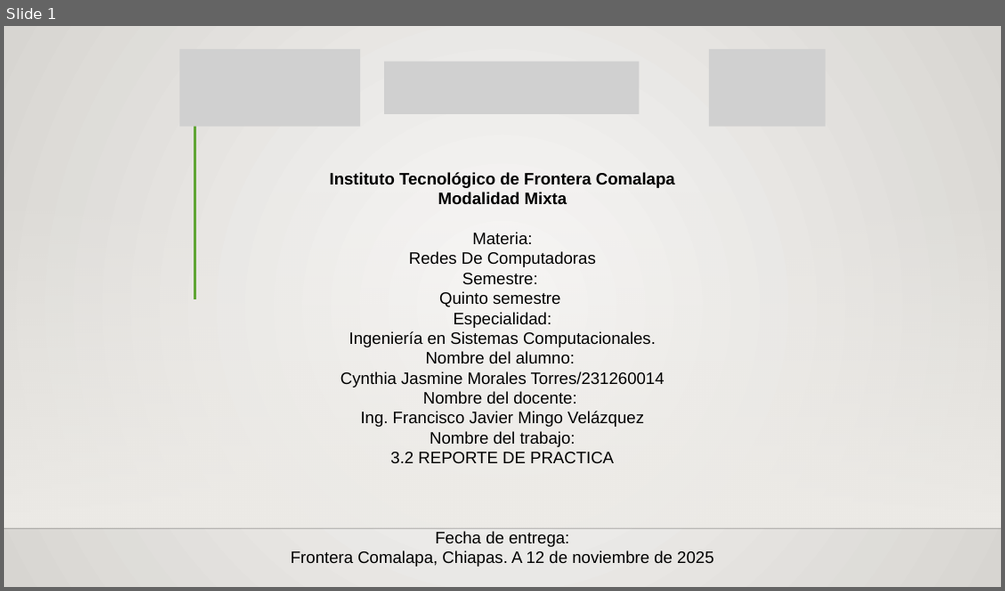
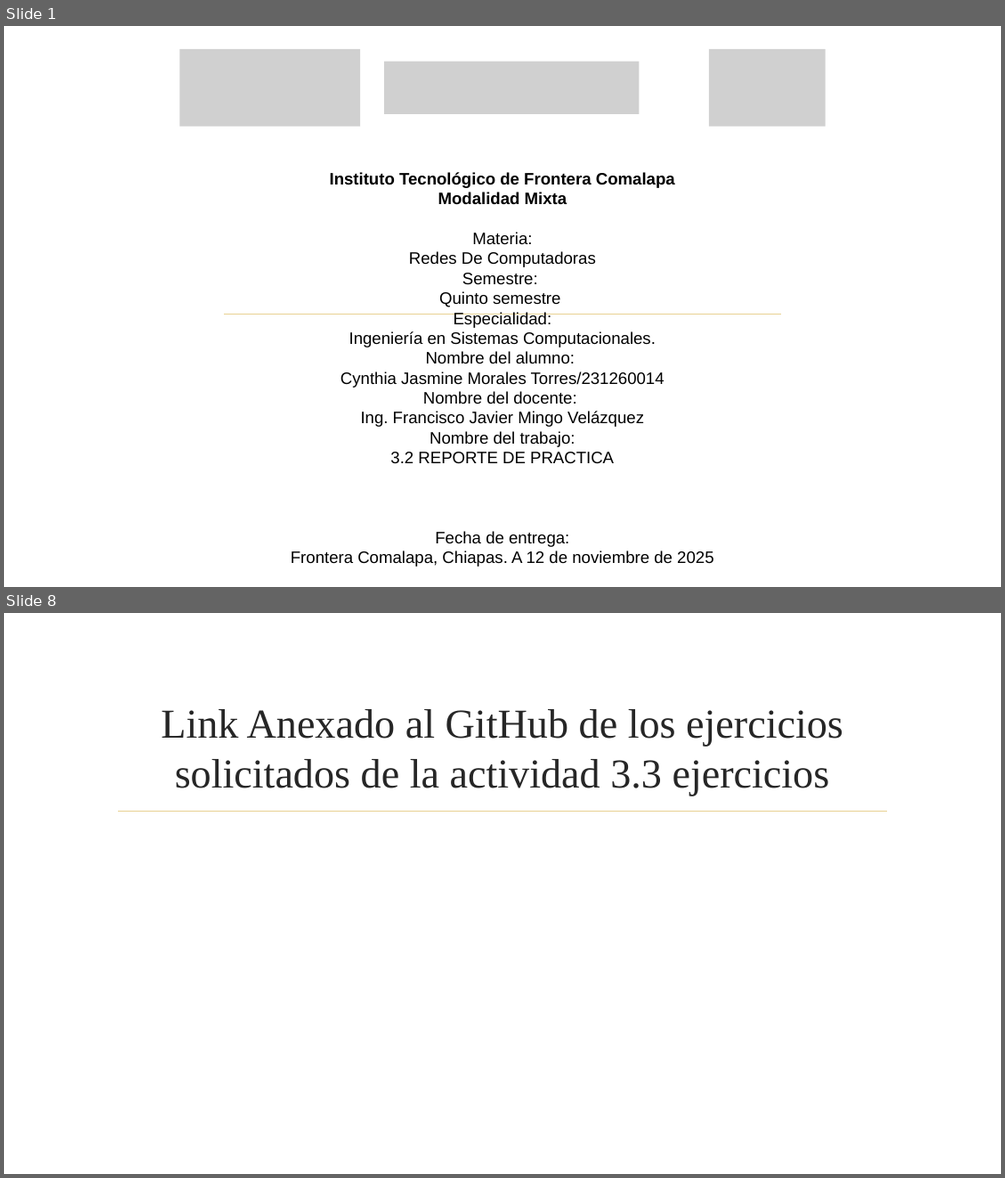
Before and after one commit to Cynthia21Morales/EstructuraDeDatos_CynthiaJasmineMT, a slide deck: Unidad 3/3.2 Reporte de Practica_Cynthia Jasmine Morales Torres.pptx. Shown one above the other, each under a label of ours: slide 1 before the commit, slides 1 and 8 after it; the slides between them are not shown. The pictures are 1005x591 and 1005x1178 pixels, drawn with LibreOffice and Linux fonts; fonts in the diff are those of the drawing; grey boxes stand for pictures; background and template pictures are left out. Boxes give left, top, right and bottom in pixels: in the first picture for what was removed or moved away, otherwise in the second. Text is boxed around its words. In the diff, an @@ line names an element or a change of style, - is before the commit and + after.

Commit message:
actividades

```diff
--- a/Unidad 3/3.2 Reporte de Practica_Cynthia Jasmine Morales Torres.pptx
+++ b/Unidad 3/3.2 Reporte de Practica_Cynthia Jasmine Morales Torres.pptx
@@ slide 8 added at (4,613,1001,1174), background picture (left out) @@
@@ title added at (161,709,843,795), 39.6 pt, text #262626 @@
+Link Anexado al GitHub de los ejercicios solicitados de la actividad 3.3 ejercicios
@@ line added from (119, 811) to (887, 811), #E8D191 1.25 pt @@
@@ slide 1 changed as well @@
@@ background gradient #FAFAF9 to #D7D5D2 to picture (left out) @@
@@ line removed from (194, 91) to (194, 300) @@
@@ rectangle removed at (4,191,1001,527) @@
@@ line added from (224, 313) to (782, 313), #E8D191 1.25 pt @@
@@ line removed from (4, 529) to (1001, 529) @@
```
Also in this commit, not shown: 6 other slides added, 56 other files.
